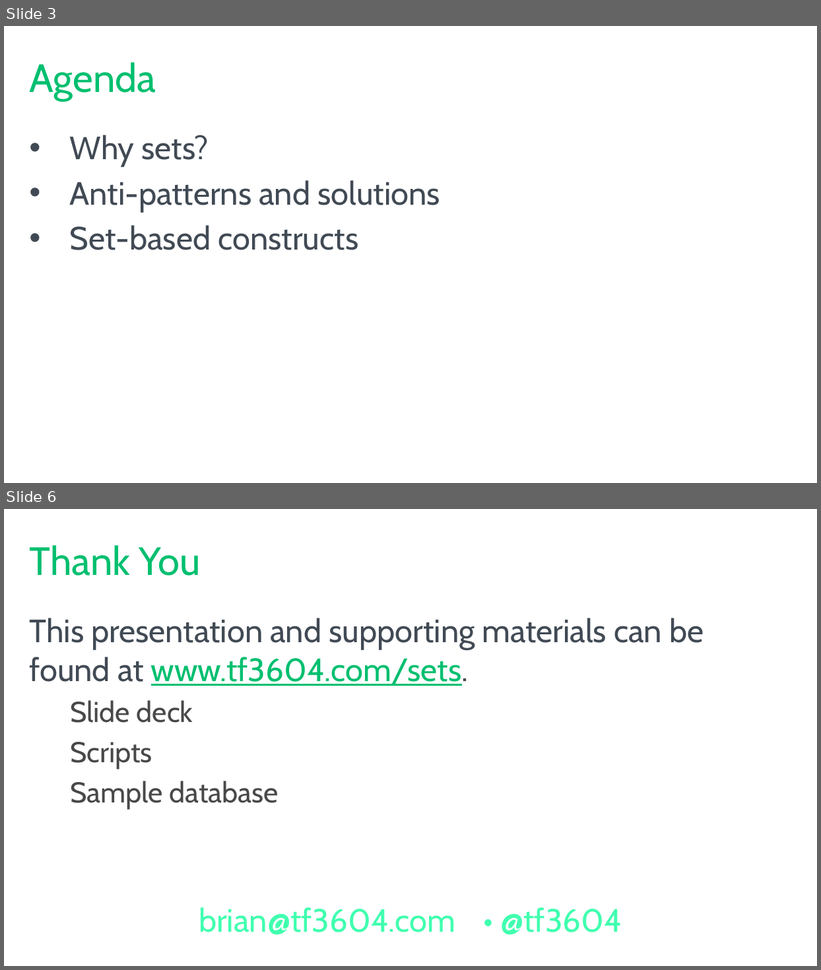
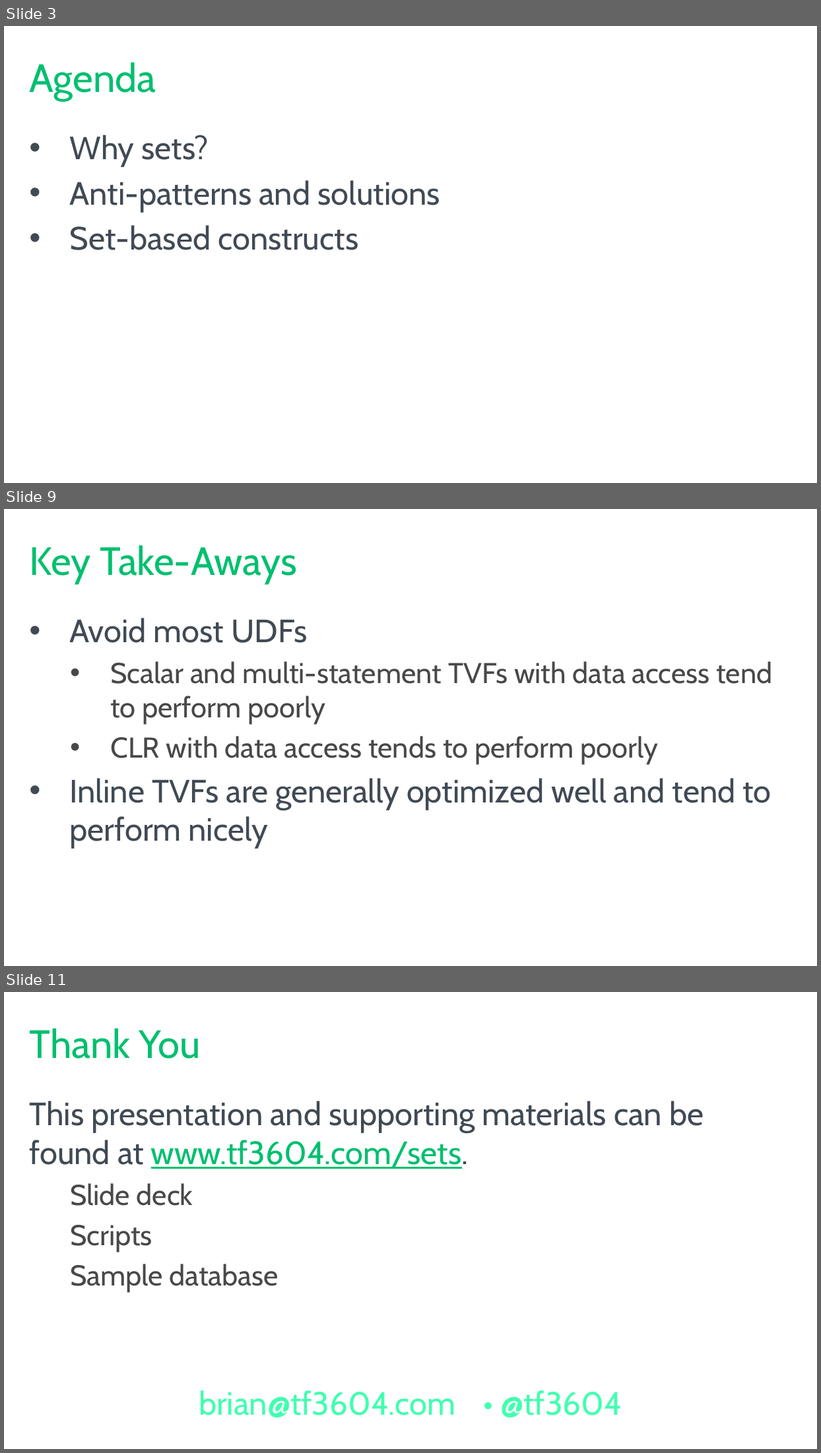
Before and after one commit to tf3604/SetMeUp, a slide deck: HowToThinkInSets.pptx. Shown one above the other, each under a label of ours: slides 3 and 6 before the commit, slides 3, 9 and 11 after it; the slides between them are not shown. The pictures are 821x970 and 821x1453 pixels, drawn with LibreOffice and Linux fonts; fonts in the diff are those of the drawing; background and template pictures are left out. Boxes give left, top, right and bottom in pixels: in the first picture for what was removed or moved away, otherwise in the second. Text is boxed around its words. In the diff, an @@ line names an element or a change of style, - is before the commit and + after.

Commit message:
Slides for SQL test harness; UDF summary; key take-aways.

```diff
--- a/HowToThinkInSets.pptx
+++ b/HowToThinkInSets.pptx
@@ slide 9 added at [4,509,817,966], background #FFFFFF @@
@@ title added at [30,545,297,584], 44 pt, text #00BF6F @@
+Key Take-Aways
@@ text added at [70,618,772,849], 32 pt, text #474947 @@
+• Avoid most UDFs
+  • Scalar and multi-statement TVFs with data access tend to perform poorly
+  • CLR with data access tends to perform poorly
+• Inline TVFs are generally optimized well and tend to perform nicely
@@ what was slide 6 is now slide 11 @@
```
Also in this commit, not shown: 1 slide changed, 5 other slides added, 1 slide removed.
